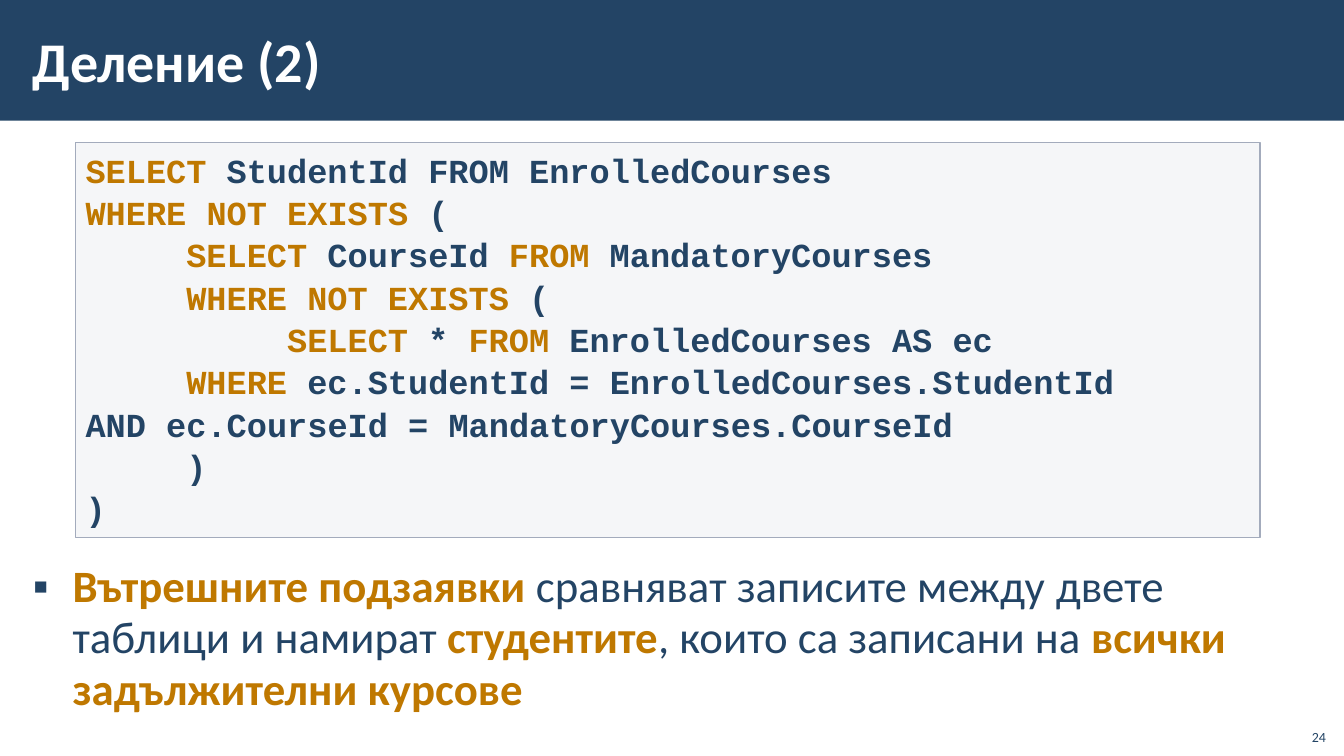
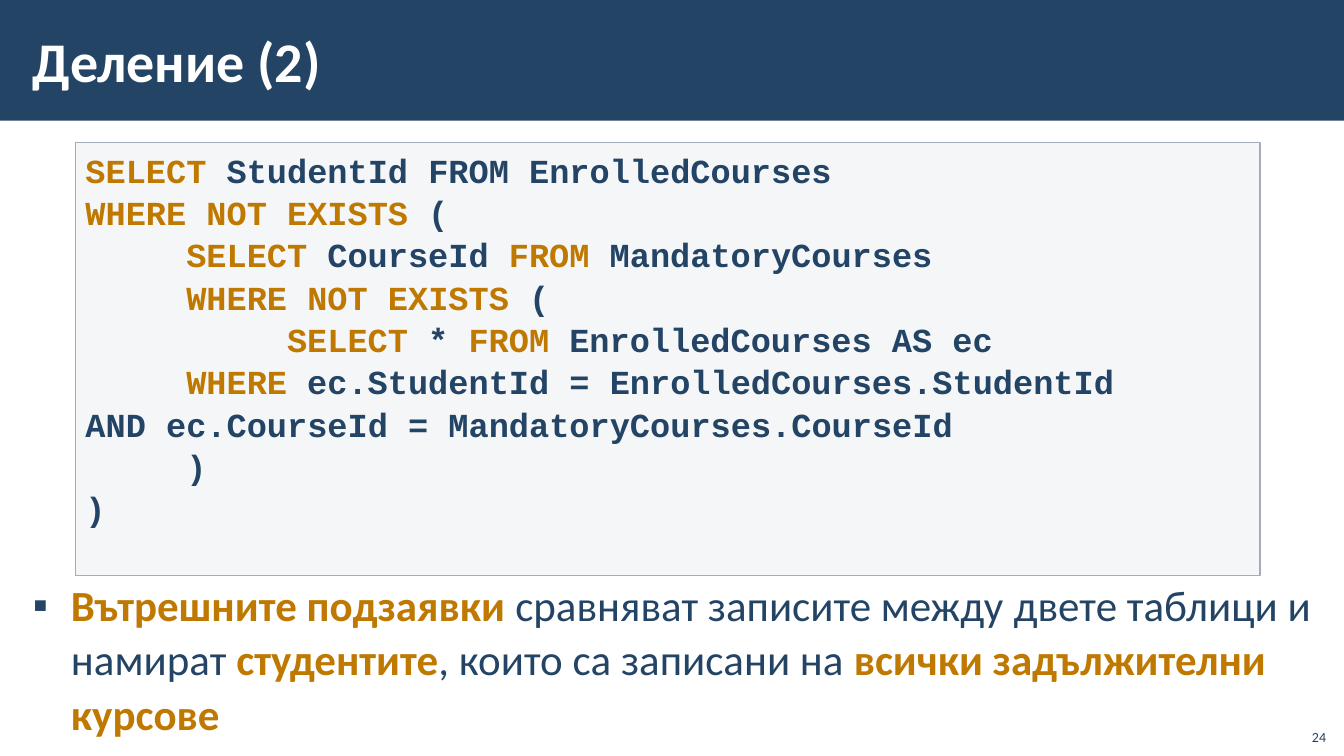
Before and after one commit to Ghostdog02/MSSQL, a slide deck: slide 24 of Theory/10-Complex-Joins-and-Subqueries/10-Complex-Joins-and-Subqueries.pptx. Drawn at 1344x756 pixels with LibreOffice and Linux fonts; fonts in the diff are those of the drawing; background and template pictures are left out. Boxes give left, top, right and bottom in pixels: in the first picture for what was removed or moved away, otherwise in the second. Text is boxed around its words. In the diff, an @@ line names an element or a change of style, - is before the commit and + after.

```diff
--- a/Theory/10-Complex-Joins-and-Subqueries/10-Complex-Joins-and-Subqueries.pptx
+++ b/Theory/10-Complex-Joins-and-Subqueries/10-Complex-Joins-and-Subqueries.pptx
@@ text "Вътрешните подзаявки сравняват записите между ..." at <box>71,591,1311,737</box>: size 32 to 30.7 pt; indent changed; line spacing 0.95 to 1.05 @@
@@ rectangle "SELECT StudentId FROM EnrolledCourses": place and size @@
-rectangle "SELECT StudentId FROM EnrolledCourses" at <box>76,143,1260,538</box>
+rectangle "SELECT StudentId FROM EnrolledCourses" at <box>76,143,1260,576</box>
```
Also in this commit, not shown: 17 other slides changed, 8 other files.
